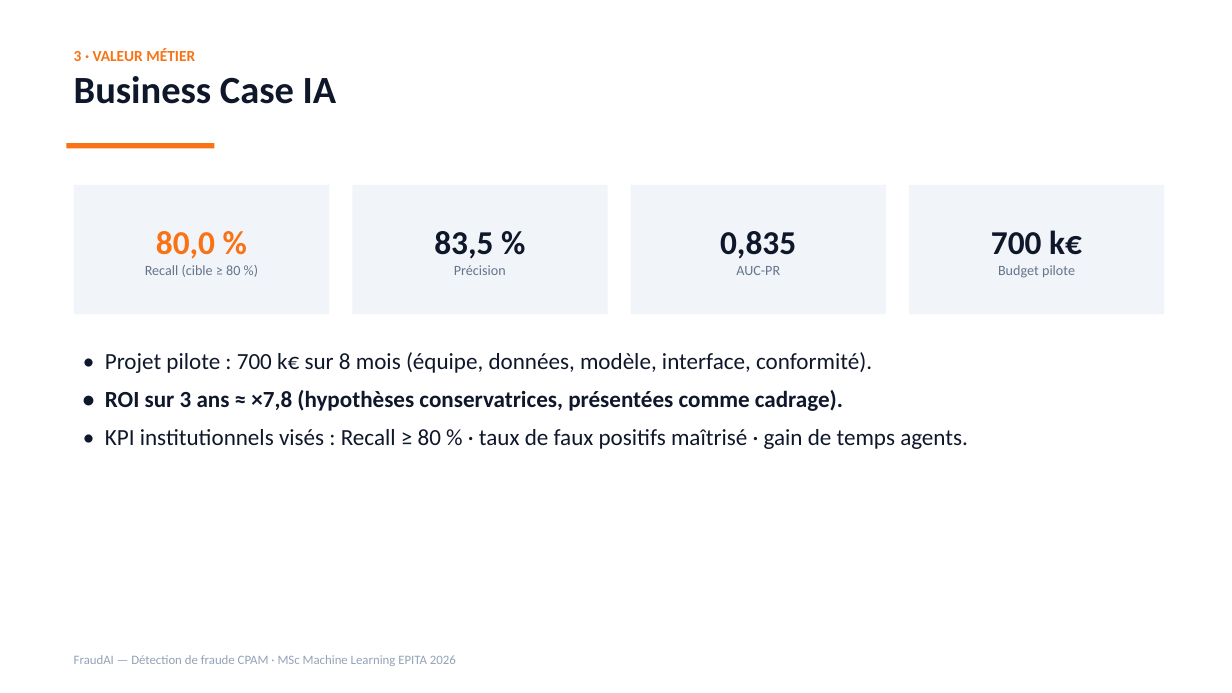
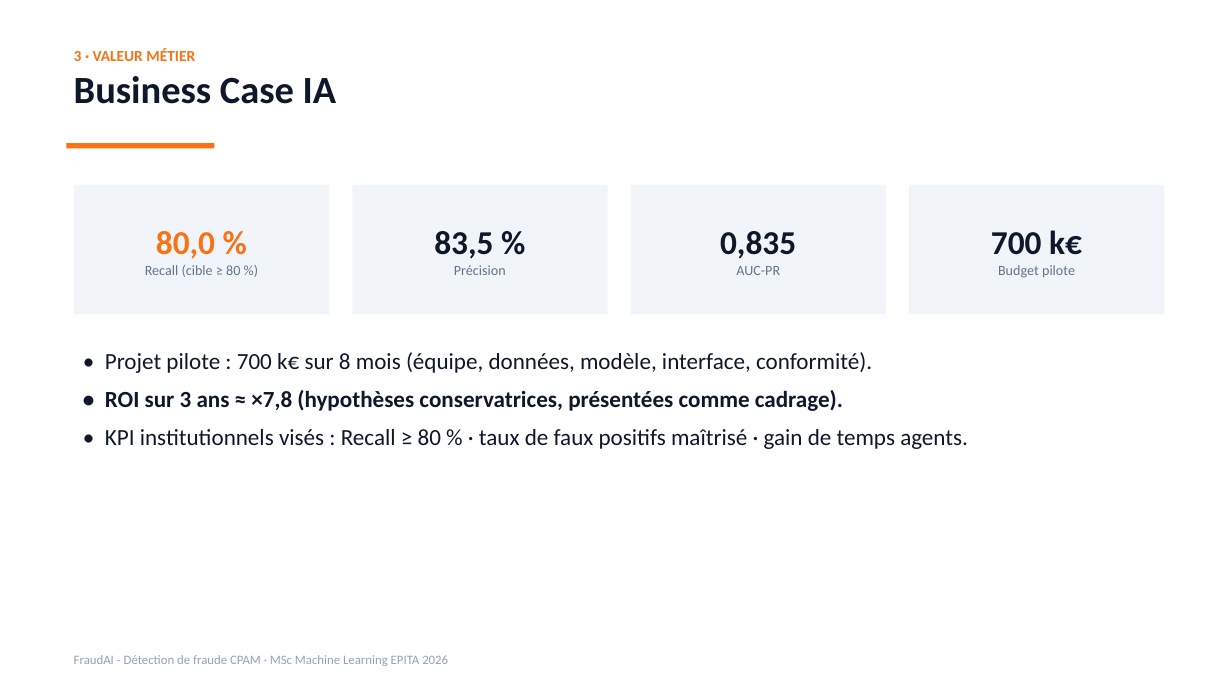
Before and after one commit to kteken10/Fondamentaux-Machine-Learning, a slide deck: slide 4 of rendu/03_FraudAI_Presentation.pptx. Drawn at 1232x693 pixels with LibreOffice and Linux fonts; fonts in the diff are those of the drawing. Boxes give left, top, right and bottom in pixels: in the first picture for what was removed or moved away, otherwise in the second. Text is boxed around its words. In the diff, an @@ line names an element or a change of style, - is before the commit and + after.

```diff
--- a/rendu/03_FraudAI_Presentation.pptx
+++ b/rendu/03_FraudAI_Presentation.pptx
@@ text at <box>74,655,448,666</box>: text changed @@
-FraudAI — Détection de fraude CPAM · MSc Machine Learning EPITA 2026
+FraudAI - Détection de fraude CPAM · MSc Machine Learning EPITA 2026
```
Also in this commit, not shown: 10 other slides changed, 2 other files.
